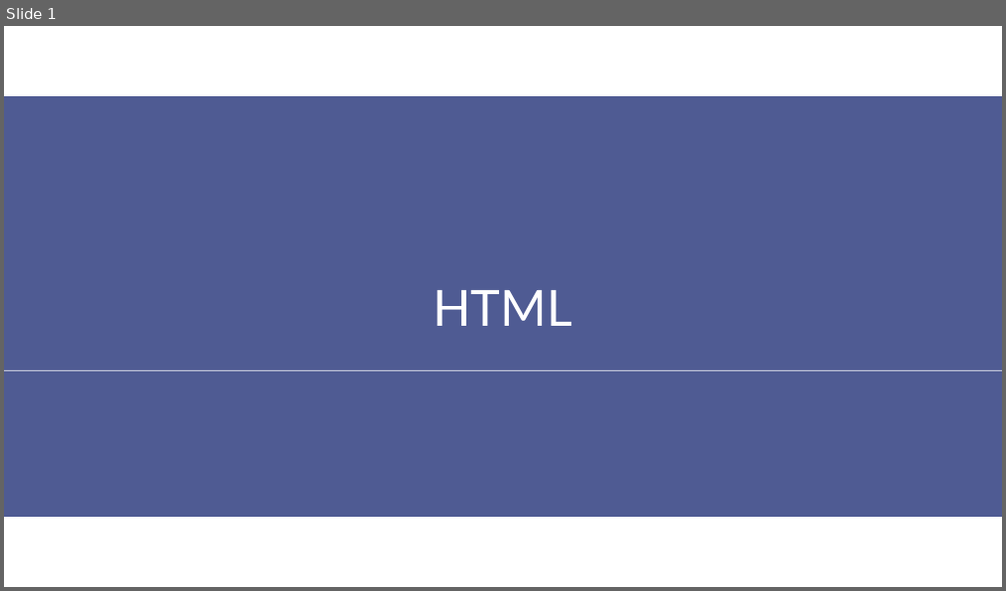
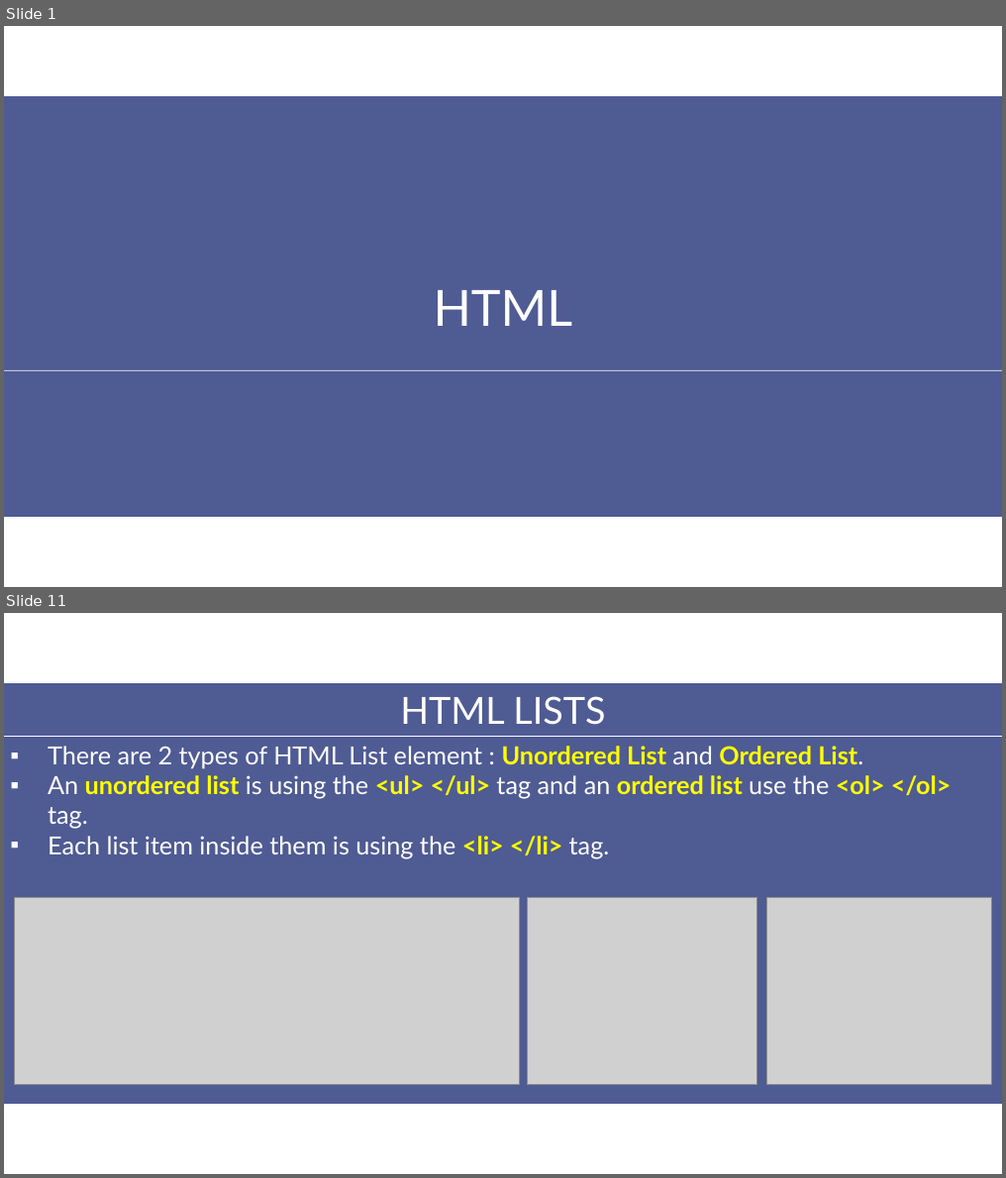
Before and after one commit to aptech-php/aptech-php-course, a slide deck: HTML-CSS-JS/slides/2-HTML.pptx. Shown one above the other, each under a label of ours: slide 1 before the commit, slides 1 and 11 after it; the slides between them are not shown. The pictures are 1006x591 and 1006x1178 pixels, drawn with LibreOffice and Linux fonts; fonts in the diff are those of the drawing; grey boxes stand for pictures. Boxes give left, top, right and bottom in pixels: in the first picture for what was removed or moved away, otherwise in the second. Text is boxed around its words. In the diff, an @@ line names an element or a change of style, - is before the commit and + after.

Commit message:
update html-css-js slides

```diff
--- a/HTML-CSS-JS/slides/2-HTML.pptx
+++ b/HTML-CSS-JS/slides/2-HTML.pptx
@@ slide 11 added at [4, 613, 1002, 1174], background #FFFFFF @@
@@ rectangle added at [4, 683, 1002, 1104], fill #4F5B93 @@
@@ text added at [400, 696, 605, 725], 36 pt, text #FFFFFF @@
+HTML LISTS
@@ line added from (4, 737) to (1002, 737), #FFFFFF 0.75 pt @@
@@ text added at [48, 746, 951, 859], 24 pt, text #FFFFFF @@
+▪ There are 2 types of HTML List element : Unordered List and Ordered List.
+▪ An unordered list is using the <ul> </ul> tag and an ordered list use the <ol> </ol> tag.
+▪ Each list item inside them is using the <li> </li> tag.
@@ picture added at [14, 897, 519, 1085] @@
@@ picture added at [528, 897, 757, 1085] @@
@@ picture added at [767, 897, 991, 1084] @@
```
Also in this commit, not shown: 5 slides changed, 7 other slides added, 11 slides removed, 21 other files.
